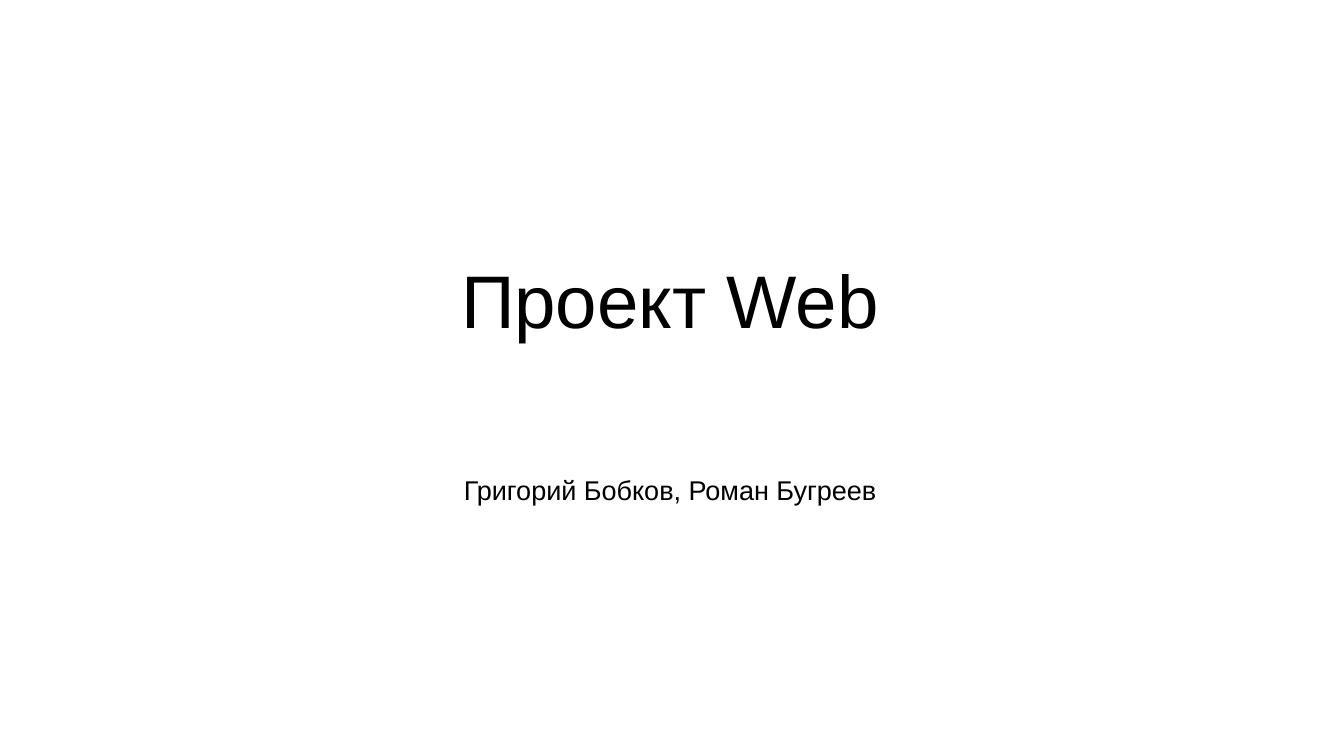
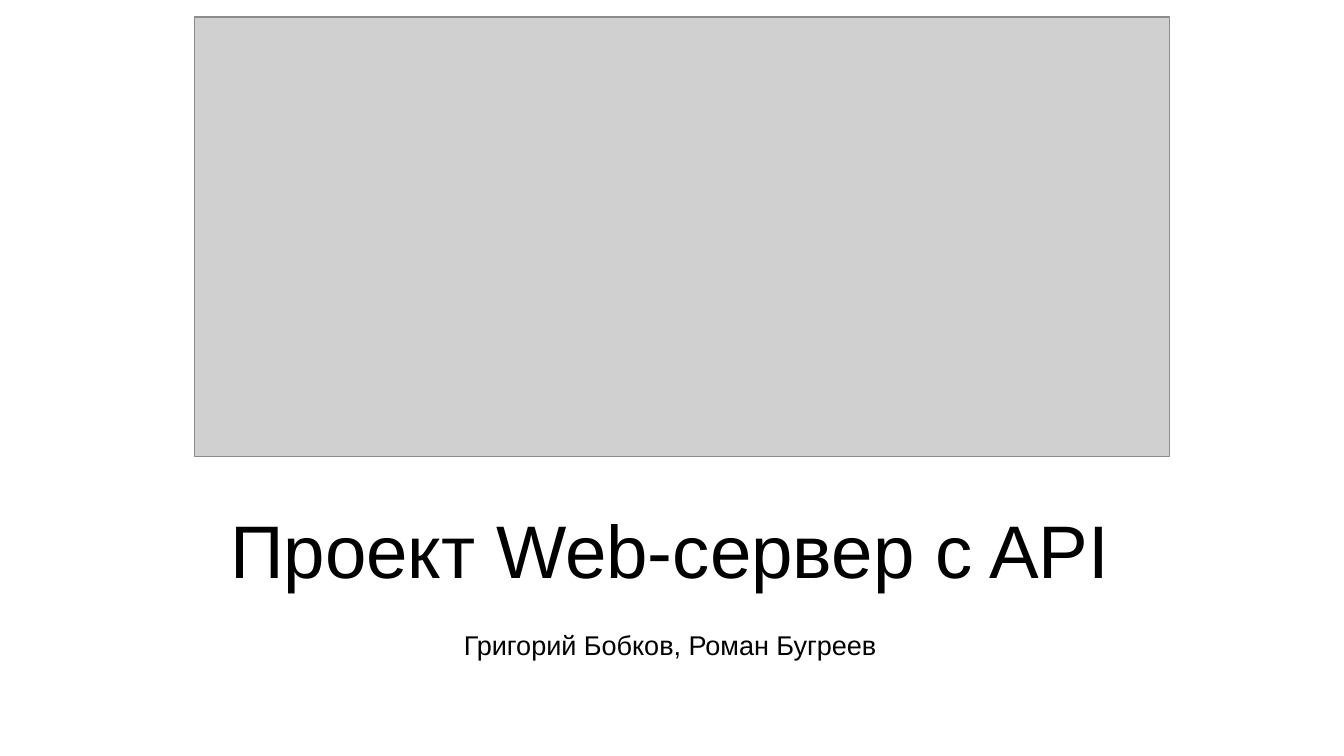
Before and after one commit to GrigoriyBobkov/WEB-project, a slide deck: slide 1 of doc/Презентация WEB.pptx. Drawn at 1344x756 pixels with LibreOffice and Linux fonts; fonts in the diff are those of the drawing; grey boxes stand for pictures. Boxes give left, top, right and bottom in pixels: in the first picture for what was removed or moved away, otherwise in the second. Text is boxed around its words. In the diff, an @@ line names an element or a change of style, - is before the commit and + after.

```diff
--- a/doc/Презентация WEB.pptx
+++ b/doc/Презентация WEB.pptx
@@ picture added at [195, 17, 1171, 456] @@
@@ title removed at [461, 274, 879, 342] @@
-Проект Web
@@ title added at [230, 524, 1109, 592], 44 pt, text #000000 @@
+Проект Web-сервер c API
@@ subtitle "Григорий Бобков, Роман Бугреев": place and size @@
-subtitle "Григорий Бобков, Роман Бугреев" at [464, 480, 876, 505]
+subtitle "Григорий Бобков, Роман Бугреев" at [464, 635, 876, 660]
```
Also in this commit, not shown: 3 other slides changed, 1 slide added, 1 slide removed, 2 other files.
